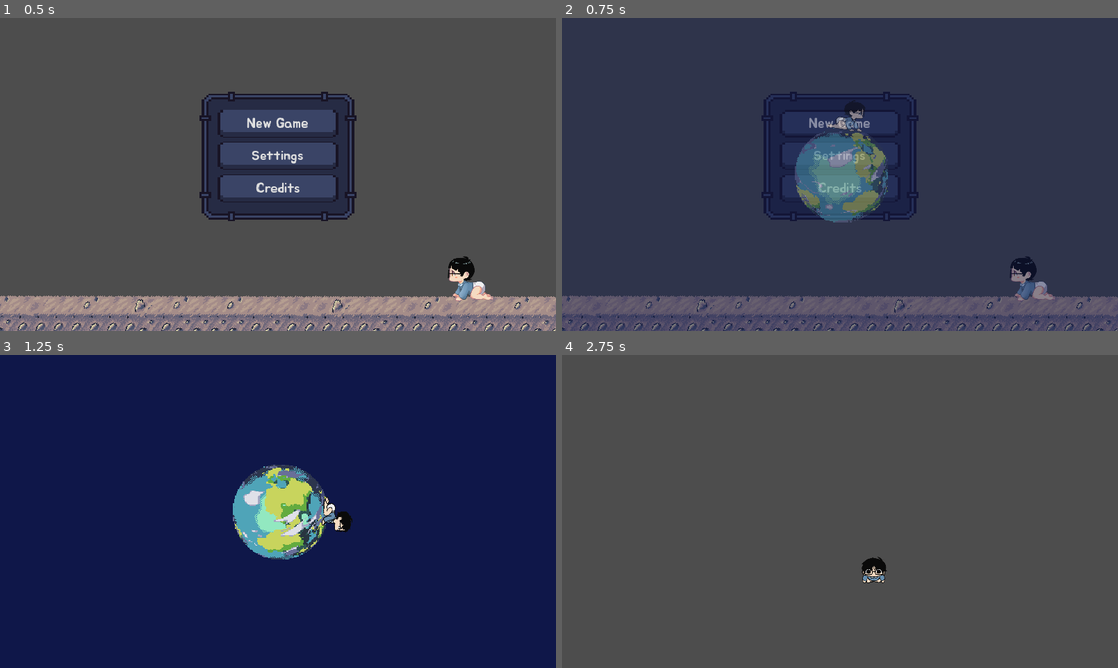
Above: before the commit, frames 1-4 (two rows, left to right).
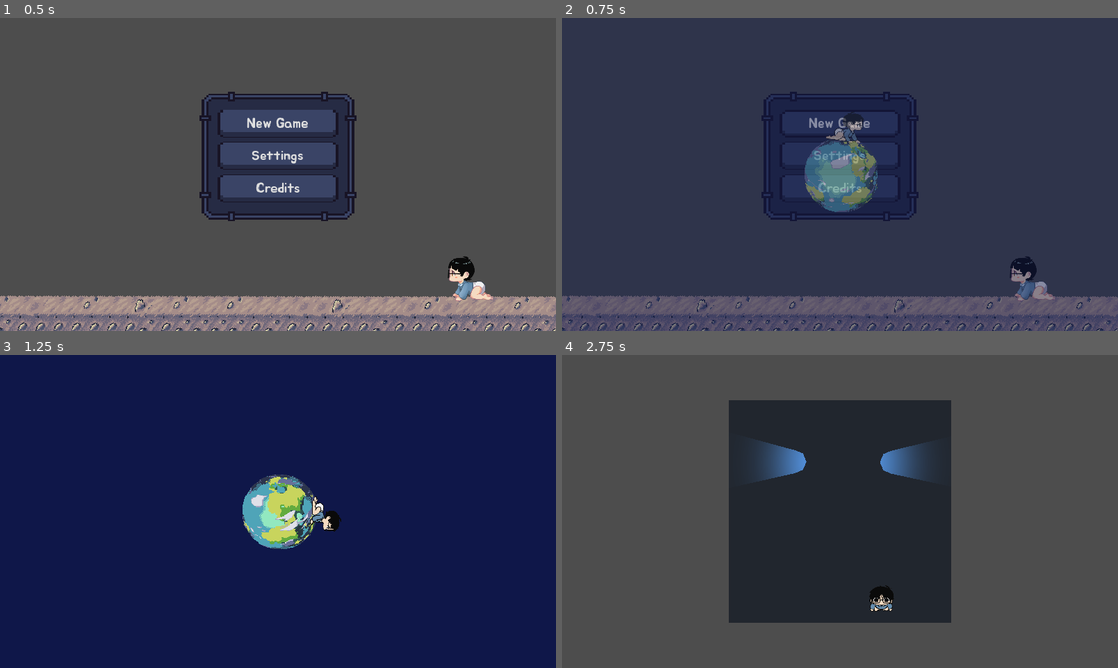
Above: after the commit, the same moments.

Repository: Jutier/GameJam
Game: Godot game, scene res://scenes/mainMenu.tscn
Two runs of this game, one before a commit and one after it. Both use one fixed random seed, a clock stepped at 60 frames per second and the inputs below.
Inputs:
- Up to frame 1 (0.5 s): no input
- Up to frame 2 (0.75 s): click "New Game" at 0.5 s
- Up to frame 3 (1.25 s): no input
- Up to frame 4 (2.75 s): hold Right (ui_right) 1.28-2.03 s; hold Shift (sprint) 1.28-2.03 s; hold Down (ui_down) from 2.03 s (still down); tap Shift (sprint) at 2.1 s

Frame 1 is identical in both runs. In frame 2, 2.8% of the frame differs, in the area x 41-59%, y 26-66%; in frame 3, 3.3%; in frame 4, 28%, in the area x 30-70%, y 14-86%.

Commit message:
feature: add shadows/light to items

Diff:
--- a/project.godot
+++ b/project.godot
@@ -43,6 +43,21 @@
 ]
 }
 
+[layer_names]
+
+2d_render/layer_1="Strength: 0"
+2d_render/layer_2="Strength: 1"
+2d_render/layer_3="Strength: 2"
+2d_render/layer_4="Malleability: 0"
+2d_render/layer_5="Malleability: 1"
+2d_render/layer_6="Malleability: 2"
+2d_render/layer_7="Cost: 0"
+2d_render/layer_8="Cost: 1"
+2d_render/layer_9="Cost: 2"
+2d_render/layer_10="Mass: 0"
+2d_render/layer_11="Mass: 1"
+2d_render/layer_12="Mass: 0"
+
 [rendering]
 
 textures/canvas_textures/default_texture_filter=0
--- a/scenes/eduardo.tscn
+++ b/scenes/eduardo.tscn
@@ -3,10 +3,6 @@
 [ext_resource type="Texture2D" uid="uid://wys7vti0snxj" path="res://textures/player/sprite_piscando.png" id="2_ft2eo"]
 [ext_resource type="Script" path="res://scripts/eduardo.gd" id="2_urehj"]
 
-[sub_resource type="CapsuleShape2D" id="CapsuleShape2D_wljpn"]
-radius = 8.99902
-height = 19.9978
-
 [sub_resource type="AtlasTexture" id="AtlasTexture_bugli"]
 atlas = ExtResource("2_ft2eo")
 region = Rect2(0, 0, 514, 514)
@@ -224,18 +220,22 @@
 "name": &"walk_right",
 "speed": 5.0
 }]
+
+[sub_resource type="CircleShape2D" id="CircleShape2D_axwqu"]
+radius = 20.0
 
 [node name="eduardo" type="CharacterBody2D"]
 collision_layer = 2
 script = ExtResource("2_urehj")
-
-[node name="box" type="CollisionShape2D" parent="."]
-position = Vector2(-5.72205e-06, 1.43051e-06)
-rotation = -1.55606
-shape = SubResource("CapsuleShape2D_wljpn")
 
 [node name="animation" type="AnimatedSprite2D" parent="."]
 scale = Vector2(0.25, 0.25)
 sprite_frames = SubResource("SpriteFrames_w38um")
 animation = &"idle_down"
 autoplay = "idle_down"
+
+[node name="box" type="CollisionShape2D" parent="."]
+position = Vector2(-1.13687e-13, 1.19209e-07)
+rotation = -1.55606
+scale = Vector2(1, 1)
+shape = SubResource("CircleShape2D_axwqu")
--- /dev/null
+++ b/scenes/glasses.tscn
@@ -0,0 +1,33 @@
+[gd_scene load_steps=3 format=3 uid="uid://bepiquljbkhsy"]
+
+[ext_resource type="PackedScene" uid="uid://cl8xouoqtrx27" path="res://scenes/item.tscn" id="1_yrqm6"]
+[ext_resource type="Texture2D" uid="uid://bdsld845q8ovw" path="res://textures/light.png" id="2_xsk4r"]
+
+[node name="glasses" type="Node2D"]
+
+[node name="item" parent="." instance=ExtResource("1_yrqm6")]
+visible = false
+
+[node name="0" type="PointLight2D" parent="."]
+energy = 0.0
+shadow_enabled = true
+shadow_color = Color(0.252887, 0.536197, 0.873376, 0.934)
+shadow_filter_smooth = 1.5
+shadow_item_cull_mask = 585
+texture = ExtResource("2_xsk4r")
+
+[node name="1" type="PointLight2D" parent="."]
+energy = 0.0
+shadow_enabled = true
+shadow_color = Color(0.252888, 0.873376, 0.382579, 0.934)
+shadow_filter_smooth = 1.5
+shadow_item_cull_mask = 1170
+texture = ExtResource("2_xsk4r")
+
+[node name="2" type="PointLight2D" parent="."]
+energy = 0.0
+shadow_enabled = true
+shadow_color = Color(0.873376, 0.252888, 0.442098, 0.934)
+shadow_filter_smooth = 1.5
+shadow_item_cull_mask = 2340
+texture = ExtResource("2_xsk4r")
--- a/scenes/item.tscn
+++ b/scenes/item.tscn
@@ -1,26 +1,11 @@
-[gd_scene load_steps=5 format=3 uid="uid://cl8xouoqtrx27"]
+[gd_scene load_steps=3 format=3 uid="uid://cl8xouoqtrx27"]
 
 [ext_resource type="Script" path="res://scripts/item.gd" id="2_gwf7r"]
 
-[sub_resource type="AtlasTexture" id="AtlasTexture_1iu1n"]
-region = Rect2(0, 0, 16, 16)
+[sub_resource type="CircleShape2D" id="CircleShape2D_pxrdt"]
+radius = 20.0
 
-[sub_resource type="SpriteFrames" id="SpriteFrames_m4lbr"]
-animations = [{
-"frames": [{
-"duration": 1.0,
-"texture": SubResource("AtlasTexture_1iu1n")
-}],
-"loop": true,
-"name": &"default",
-"speed": 5.0
-}]
-
-[sub_resource type="CircleShape2D" id="CircleShape2D_pxrdt"]
-radius = 8.0
-
-[node name="item" type="AnimatedSprite2D"]
-sprite_frames = SubResource("SpriteFrames_m4lbr")
+[node name="item" type="Sprite2D"]
 script = ExtResource("2_gwf7r")
 
 [node name="interactionZone" type="Area2D" parent="."]
--- a/scenes/level.tscn
+++ b/scenes/level.tscn
@@ -1,11 +1,17 @@
-[gd_scene load_steps=4 format=3 uid="uid://demxif3kvwjjj"]
+[gd_scene load_steps=6 format=3 uid="uid://demxif3kvwjjj"]
 
 [ext_resource type="Script" path="res://scripts/label.gd" id="1_tw07g"]
 [ext_resource type="PackedScene" uid="uid://kaqma0xsp7vj" path="res://scenes/eduardo.tscn" id="2_hs06d"]
 [ext_resource type="PackedScene" uid="uid://d0vhw8e23mm54" path="res://scenes/room.tscn" id="3_vvc8p"]
+[ext_resource type="PackedScene" uid="uid://ctviyig2bppo7" path="res://scenes/pieces.tscn" id="4_n67m6"]
+[ext_resource type="PackedScene" uid="uid://bepiquljbkhsy" path="res://scenes/glasses.tscn" id="5_7wmxx"]
 
 [node name="Level 1" type="Node2D"]
 y_sort_enabled = true
+
+[node name="CanvasModulate" type="CanvasModulate" parent="."]
+visible = false
+color = Color(0.100724, 0.147091, 0.443191, 1)
 
 [node name="Debug Label" type="Label" parent="."]
 offset_left = -81.0
@@ -14,9 +20,34 @@
 offset_bottom = 50.0
 script = ExtResource("1_tw07g")
 
+[node name="room" parent="." instance=ExtResource("3_vvc8p")]
+position = Vector2(480, 270)
+
 [node name="eduardo" parent="." instance=ExtResource("2_hs06d")]
 y_sort_enabled = true
-position = Vector2(424, 328)
+position = Vector2(477, 349)
 
-[node name="room" parent="." instance=ExtResource("3_vvc8p")]
-position = Vector2(480, 270)
+[node name="piece (0, 1, 2, 1)" parent="." instance=ExtResource("4_n67m6")]
+position = Vector2(569, 185)
+metadata/_edit_group_ = true
+
+[node name="LightOccluder2D" parent="piece (0, 1, 2, 1)" index="1"]
+occluder_light_mask = 1297
+
+[node name="piece (0, 0, 0, 0)" parent="." instance=ExtResource("4_n67m6")]
+position = Vector2(402, 184)
+metadata/_edit_group_ = true
+
+[node name="glasses" parent="." instance=ExtResource("5_7wmxx")]
+position = Vector2(482, 186)
+metadata/_edit_group_ = true
+
+[node name="1" parent="glasses" index="2"]
+visible = false
+
+[node name="2" parent="glasses" index="3"]
+visible = false
+
+[editable path="piece (0, 1, 2, 1)"]
+[editable path="piece (0, 0, 0, 0)"]
+[editable path="glasses"]
--- a/scenes/loading.tscn
+++ b/scenes/loading.tscn
@@ -501,16 +501,17 @@
 
 [node name="Planet" type="AnimatedSprite2D" parent="Container"]
 position = Vector2(480, 270)
-scale = Vector2(1.65, 1.65)
+scale = Vector2(1.3, 1.3)
 sprite_frames = SubResource("SpriteFrames_u46fu")
 animation = &"rotation"
 autoplay = "rotation"
 
 [node name="Dudu" type="AnimatedSprite2D" parent="Container"]
 position = Vector2(480, 270)
+rotation = 4.5129
 scale = Vector2(0.235904, 0.211358)
 sprite_frames = SubResource("SpriteFrames_mat4h")
 animation = &"crawl_left"
 autoplay = "crawl_left"
 frame_progress = 0.681824
-offset = Vector2(40.36, -462.655)
+offset = Vector2(40.36, -368.11)
--- /dev/null
+++ b/scenes/pieces.tscn
@@ -0,0 +1,22 @@
+[gd_scene load_steps=4 format=3 uid="uid://ctviyig2bppo7"]
+
+[ext_resource type="PackedScene" uid="uid://cl8xouoqtrx27" path="res://scenes/item.tscn" id="1_i12nx"]
+
+[sub_resource type="CanvasItemMaterial" id="CanvasItemMaterial_l14m8"]
+blend_mode = 1
+light_mode = 1
+
+[sub_resource type="OccluderPolygon2D" id="OccluderPolygon2D_rk7tx"]
+polygon = PackedVector2Array(0, -20, -14.1, -14.1, -20, 0, -14.1, 14.1, 0, 20, 14.1, 14.1, 20, 0, 14.1, -14.1)
+
+[node name="pieces" type="Node2D"]
+
+[node name="item" parent="." instance=ExtResource("1_i12nx")]
+visible = false
+
+[node name="LightOccluder2D" type="LightOccluder2D" parent="."]
+light_mask = 0
+visibility_layer = 0
+material = SubResource("CanvasItemMaterial_l14m8")
+occluder = SubResource("OccluderPolygon2D_rk7tx")
+occluder_light_mask = 585
--- a/scenes/room.tscn
+++ b/scenes/room.tscn
@@ -1,4 +1,6 @@
-[gd_scene load_steps=2 format=3 uid="uid://d0vhw8e23mm54"]
+[gd_scene load_steps=3 format=3 uid="uid://d0vhw8e23mm54"]
+
+[ext_resource type="Texture2D" uid="uid://cilg3w25oi5rf" path="res://textures/image.png" id="1_0naba"]
 
 [sub_resource type="SegmentShape2D" id="SegmentShape2D_8mxrw"]
 a = Vector2(0.000701904, -192)
@@ -25,3 +27,7 @@
 shape = SubResource("SegmentShape2D_8mxrw")
 
 [node name="Sprite2D" type="Sprite2D" parent="."]
+z_index = -10
+position = Vector2(-2.28882e-05, -3.8147e-06)
+scale = Vector2(3.09677, 2.37037)
+texture = ExtResource("1_0naba")
--- a/scripts/Label.gd
+++ b/scripts/Label.gd
@@ -1,4 +1,5 @@
 extends Label
+
 
 
 # Called when the node enters the scene tree for the first time.
--- a/scripts/eduardo.gd
+++ b/scripts/eduardo.gd
@@ -1,6 +1,6 @@
 extends CharacterBody2D
 
-const CRAWL_SPEED = 50
+const CRAWL_SPEED = 100
 const WALK_SPEED = 150
 const STUN_DURATION = 120
 const MAX_STAMINA = 300
@@ -10,18 +10,17 @@
 var direction = [0, 1] # it needs to be out here, it must not update every frame
 
 #var free = true # must be a way to see if the player is able to use actions (not tired, not holding, etc)
-# should be one for holding and one for wearing
 
 @onready var node_animation = get_node("animation")
 
 func _physics_process(_delta):
 
-	var sprintPressed = Input.is_action_pressed("sprint")
+	var sprintPressed = false #Input.is_action_pressed("sprint")
 	var xy_input = get_input_xy()
 
 
+	# recovers stamina if not down or running
 	if stamina < MAX_STAMINA and not (sprintPressed or tired < STUN_DURATION):
-		# recovers stamina if not down or running
 		stamina += 1
 
 	if xy_input != Vector2.ZERO and tired == STUN_DURATION:
--- a/scripts/item.gd
+++ b/scripts/item.gd
@@ -1,17 +1,19 @@
-extends AnimatedSprite2D
+extends Sprite2D
 
+#var nodeParent = get_parent()
 var player_inside = false
 var pickedUp = false
 
 # Called when the node enters the scene tree for the first time.
 func _ready():
+	#print(nodeParent)
 	pass # Replace with function body.
 
 
 # Called every frame. 'delta' is the elapsed time since the previous frame.
 func _process(delta):
 	if pickedUp == true:
-		self.position = player_inside.position
+		get_parent().position = player_inside.position
 	if player_inside and Input.is_action_just_pressed("use"):
 		dropDown() if pickedUp else pickUp()
 		print('USOU AQUI Ó')
Binary file added: textures/image.png
Not shown, added: textures/image.png.import
Binary file added: textures/light.png
Not shown, added: textures/light.png.import
